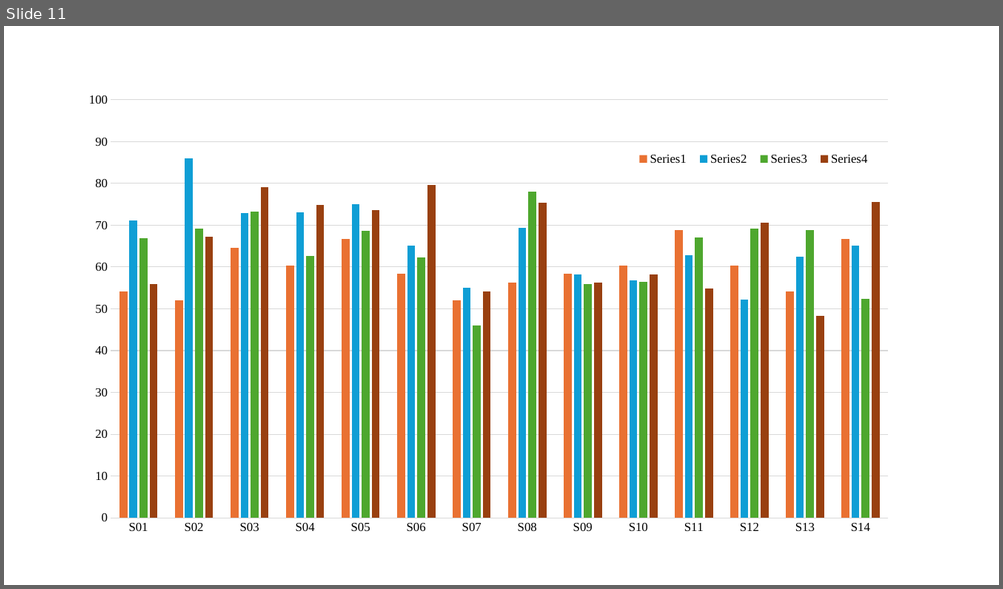
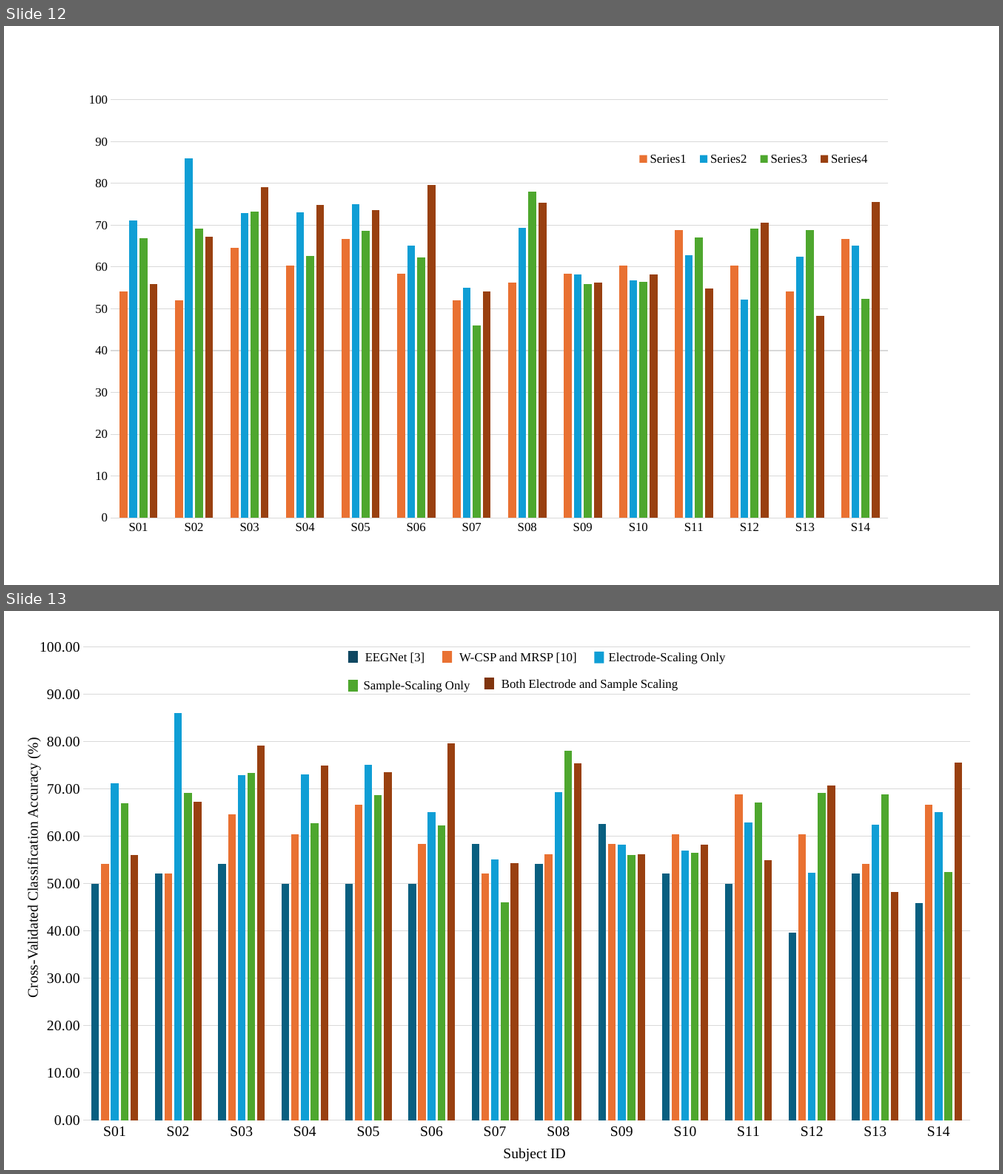
Before and after one commit to Parshiva24/EEGScaler, a slide deck: document/EEGScaler.pptx. Shown one above the other, each under a label of ours: slide 11 before the commit, slides 12 and 13 after it. The pictures are 1003x589 and 1003x1174 pixels, drawn with LibreOffice and Linux fonts; fonts in the diff are those of the drawing. Boxes give left, top, right and bottom in pixels: in the first picture for what was removed or moved away, otherwise in the second. Text is boxed around its words. In the diff, an @@ line names an element or a change of style, - is before the commit and + after.

```diff
--- a/document/EEGScaler.pptx
+++ b/document/EEGScaler.pptx
@@ slide 13 added at bbox=[4, 611, 999, 1170], background #FFFFFF @@
@@ group added at bbox=[25, 629, 983, 1162]: 7 texts, 5 rectangles, 1 column chart @@
+categories: S01, S02, S03, S04, S05, S06, S07, S08, S09, S10, S11, S12, S13, S14
+Series 1: 50, 52, 54, 50, 50, 50, 58, 54, 62, 52, 50, 40, 52, 46
+Series 2: 54, 52, 65, 60, 67, 58, 52, 56, 58, 60, 69, 60, 54, 67
+Series 3: 71, 86, 73, 73, 75, 65, 55, 69, 58, 57, 63, 52, 62, 65
+Series 4: 67, 69, 73, 63, 69, 62, 46, 78, 56, 56, 67, 69, 69, 52
+Series 5: 56, 67, 79, 75, 74, 80, 54, 75, 56, 58, 55, 71, 48, 76
+Subject ID
+Cross-Validated Classification Accuracy (%)
+EEGNet [3]
+W-CSP and MRSP [10]
+Sample-Scaling Only
+Both Electrode and Sample Scaling
+Electrode-Scaling Only
@@ what was slide 11 is now slide 12 @@
```
Also in this commit, not shown: 1 slide changed, 1 other slide added, 1 other file.
